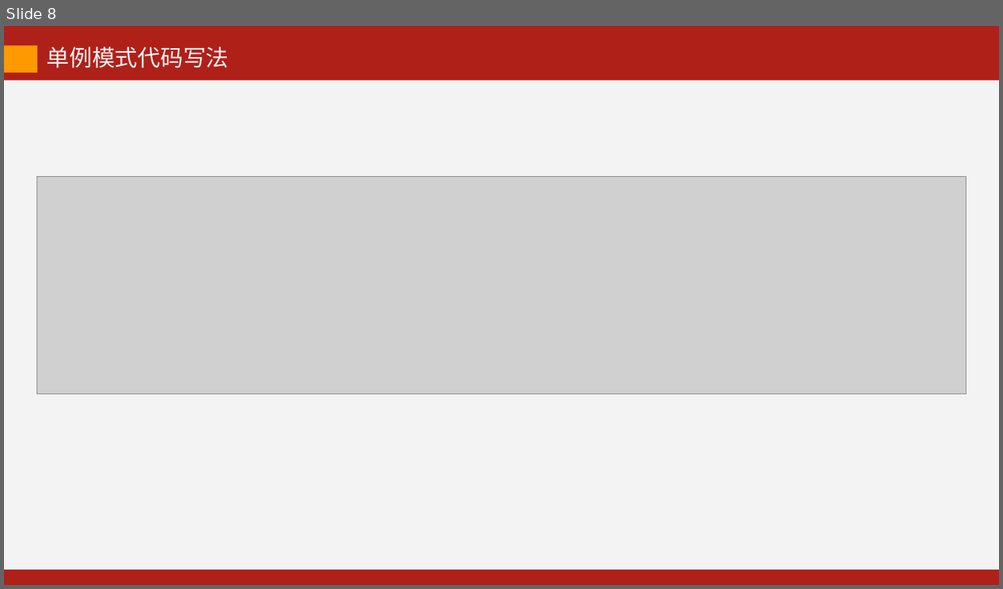
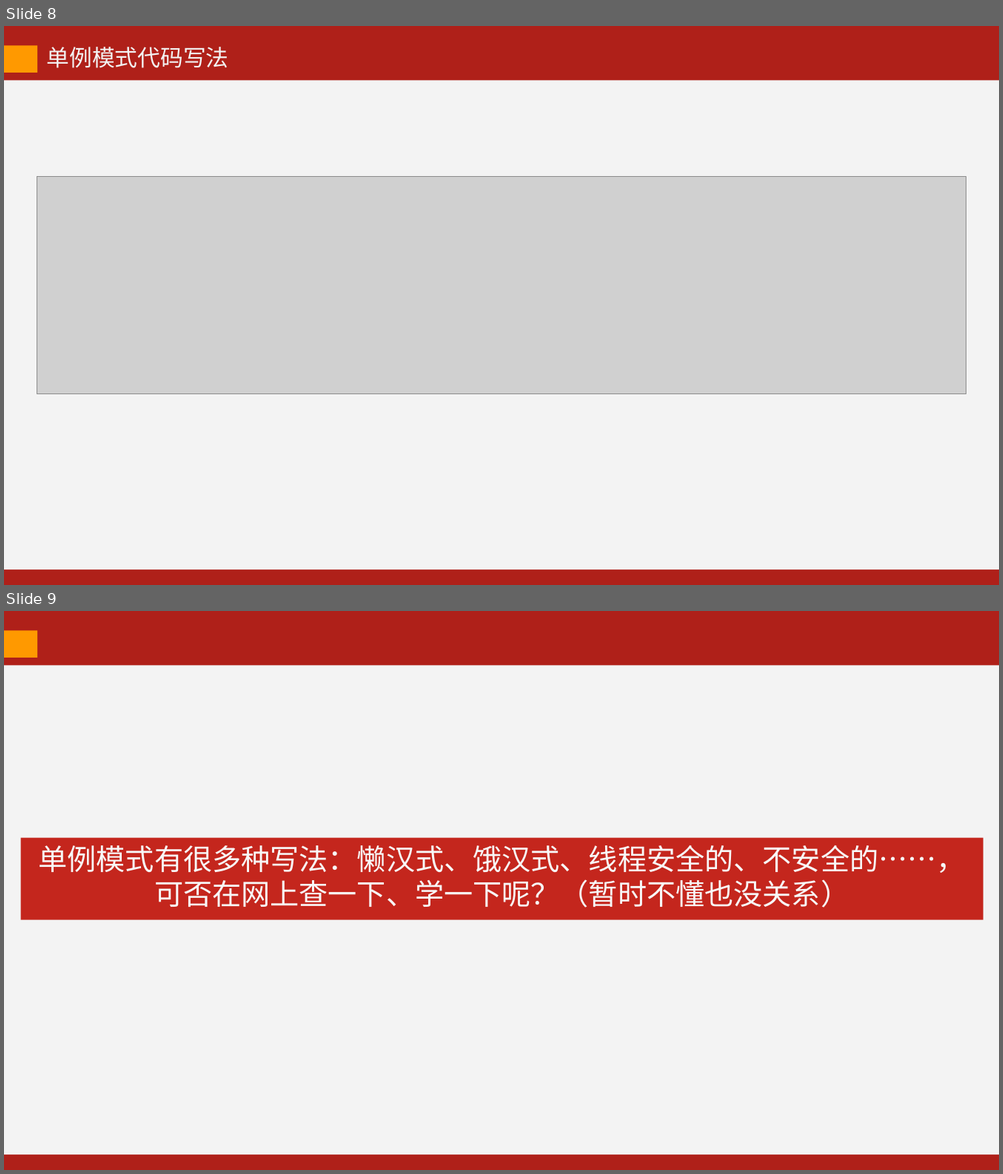
Before and after one commit to kevinjoyce/JavaCourseWare, a slide deck: PPT/每次课PPT/02 面向对象（上）.pptx. Shown one above the other, each under a label of ours: slide 8 before the commit, slides 8 and 9 after it. The pictures are 1003x589 and 1003x1174 pixels, drawn with LibreOffice and Linux fonts; fonts in the diff are those of the drawing; grey boxes stand for pictures. Boxes give left, top, right and bottom in pixels: in the first picture for what was removed or moved away, otherwise in the second. Text is boxed around its words. In the diff, an @@ line names an element or a change of style, - is before the commit and + after.

Commit message:
小改了第二次课件，单例模式

```diff
--- a/PPT/每次课PPT/02 面向对象（上）.pptx
+++ b/PPT/每次课PPT/02 面向对象（上）.pptx
@@ slide 9 added at <box>4,611,999,1170</box>, background #AF2019 @@
@@ rectangle added at <box>4,630,37,657</box>, fill #FF9900 @@
@@ rectangle added at <box>4,666,999,1154</box>, fill #F3F3F3 @@
@@ rectangle added at <box>20,837,982,920</box>, fill #C4261D, 28 pt, text #F8F8F8 @@
+单例模式有很多种写法：懒汉式、饿汉式、线程安全的、不安全的……，可否在网上查一下、学一下呢？（暂时不懂也没关系）
```
Also in this commit, not shown: 9 other files.
